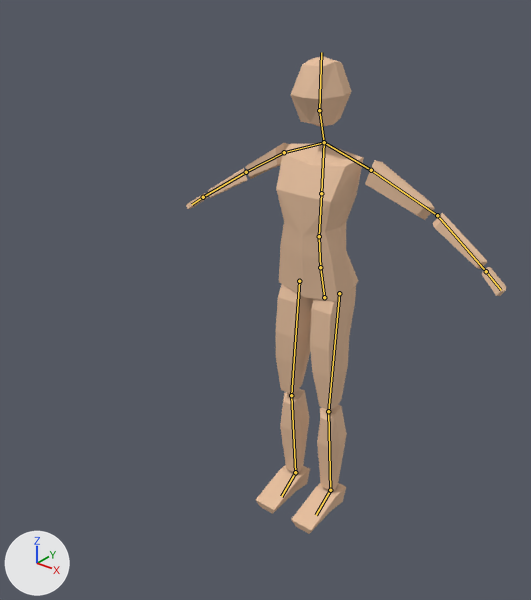
The Blender file assets/common/human01.blend as it was, and as the next commit left it.
Camera for both pictures: a 50 mm camera at (1.51, -2.23, 2.32) aimed at (0.06, -0.41, 1.2). Lighting does not change. The marker at lower left points along +X, +Y and +Z. The bones that bend it are drawn over the model as lines.
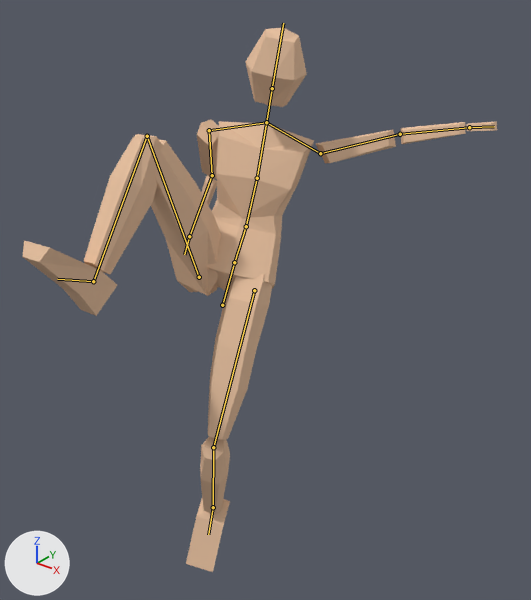
The newer file adds an action. The first version stands in its rest pose; the second is drawn at frame 9 of the action 'attack'.

What differs and where, as boxes (x1, y1, x2, y2) in the pictures (531 x 600 px):
'Plane', posed (48% wider, 14% taller): before (186, 56, 506, 534); after (23, 27, 497, 572)
bone 'spine', root to tip: before (324, 297) to (320, 267); after (222, 305) to (234, 262)
bone 'spine.001', root to tip: before (320, 267) to (319, 236); after (234, 262) to (246, 226)
bone 'spine.002', root to tip: before (319, 236) to (321, 193); after (246, 226) to (257, 178)
bone 'spine.003', root to tip: before (321, 193) to (324, 142); after (257, 178) to (266, 122)
bone 'upper_arm.L', root to tip: before (371, 170) to (437, 215); after (320, 153) to (400, 134)
bone 'forearm.L', root to tip: before (437, 215) to (486, 271); after (400, 134) to (469, 127)
bone 'shoulder.R', root to tip: before (324, 142) to (284, 152); after (266, 122) to (209, 130)
bone 'upper_arm.R', root to tip: before (284, 152) to (246, 172); after (209, 130) to (212, 175)
bone 'forearm.R', root to tip: before (246, 172) to (203, 197); after (212, 175) to (189, 236)
bone 'thigh.L', root to tip: before (339, 293) to (328, 411); after (254, 290) to (213, 447)
bone 'shin.L', root to tip: before (328, 411) to (330, 490); after (213, 447) to (213, 507)
bone 'foot.L', root to tip: before (330, 490) to (316, 515); after (213, 507) to (208, 534)
bone 'thigh.R', root to tip: before (299, 281) to (291, 395); after (199, 277) to (147, 136)
bone 'shin.R', root to tip: before (291, 395) to (295, 472); after (147, 136) to (93, 281)
bone 'foot.R', root to tip: before (295, 472) to (281, 496); after (93, 281) to (57, 279)

Diff of the bpy script that builds the scene:
```diff
--- a/assets/common/human01.blend.py
+++ b/assets/common/human01.blend.py
@@ bone_spine @@
 bone_spine = bpy.data.objects['metarig'].pose.bones['spine']
-bone_spine.location = (0.0, 0.0, 0.0)
-bone_spine.rotation_quaternion = (1.0, 0.0, 0.0, 0.0)  # degrees (0, 0, 0)
+bone_spine.location = (0.0, 0.354, 0.552)
+bone_spine.rotation_quaternion = (0.862, -0.428, 0.228, -0.035)  # degrees (-56, 22, -16)
@@ bone_spine_001 @@
 bone_spine_001 = bpy.data.objects['metarig'].pose.bones['spine.001']  # child of 'spine'
-bone_spine_001.rotation_quaternion = (1.0, 0.0, 0.0, 0.0)  # degrees (0, 0, 0)
+bone_spine_001.rotation_quaternion = (1.0, 0.001, 0.005, -0.006)  # degrees (0, 1, -1)
@@ bone_spine_002 @@
 bone_spine_002 = bpy.data.objects['metarig'].pose.bones['spine.002']  # child of 'spine.001'
-bone_spine_002.rotation_quaternion = (1.0, 0.0, 0.0, 0.0)  # degrees (0, 0, 0)
+bone_spine_002.rotation_quaternion = (0.937, 0.34, 0.005, -0.003)  # degrees (40, 1, 0)
@@ bone_spine_003 @@
 bone_spine_003 = bpy.data.objects['metarig'].pose.bones['spine.003']  # child of 'spine.002'
-bone_spine_003.rotation_quaternion = (1.0, 0.0, 0.0, 0.0)  # degrees (0, 0, 0)
+bone_spine_003.rotation_quaternion = (0.99, 0.118, 0.066, 0.009)  # degrees (14, 7, 2)
@@ bone_upper_arm_l @@
 bone_upper_arm_l = bpy.data.objects['metarig'].pose.bones['upper_arm.L']  # child of 'shoulder.L'
-bone_upper_arm_l.rotation_quaternion = (1.0, 0.0, 0.0, 0.0)  # degrees (0, 0, 0)
+bone_upper_arm_l.rotation_quaternion = (0.862, -0.021, -0.23, 0.38)  # degrees (-14, -24, 51)
@@ bone_forearm_l @@
 bone_forearm_l = bpy.data.objects['metarig'].pose.bones['forearm.L']  # child of 'upper_arm.L'
-bone_forearm_l.rotation_quaternion = (1.0, 0.0, 0.0, 0.0)  # degrees (0, 0, 0)
+bone_forearm_l.rotation_quaternion = (0.948, 0.307, 0.0, 0.0)  # degrees (36, 0, 0)
@@ bone_shoulder_r @@
 bone_shoulder_r = bpy.data.objects['metarig'].pose.bones['shoulder.R']  # child of 'spine.003'
 bone_shoulder_r.rotation_mode = 'YXZ'
-bone_shoulder_r.rotation_euler = (0.0, 0.0, 0.0)  # degrees (0, 0, 0)
+bone_shoulder_r.rotation_euler = (-0.0349, 0.0, -0.122)  # degrees (-2, 0, -7)
@@ bone_upper_arm_r @@
 bone_upper_arm_r = bpy.data.objects['metarig'].pose.bones['upper_arm.R']  # child of 'shoulder.R'
-bone_upper_arm_r.rotation_quaternion = (1.0, 0.0, 0.0, 0.0)  # degrees (0, 0, 0)
+bone_upper_arm_r.rotation_quaternion = (0.866, -0.222, -0.09, 0.405)  # degrees (-28, 1, 50)
@@ bone_forearm_r @@
 bone_forearm_r = bpy.data.objects['metarig'].pose.bones['forearm.R']  # child of 'upper_arm.R'
-bone_forearm_r.rotation_quaternion = (1.0, 0.0, 0.0, 0.0)  # degrees (0, 0, 0)
+bone_forearm_r.rotation_quaternion = (0.978, 0.205, 0.032, -0.016)  # degrees (24, 4, -1)
@@ bone_thigh_l @@
 bone_thigh_l = bpy.data.objects['metarig'].pose.bones['thigh.L']  # child of 'spine'
-bone_thigh_l.rotation_quaternion = (1.0, 0.0, 0.0, 0.0)  # degrees (0, 0, 0)
+bone_thigh_l.rotation_quaternion = (0.977, 0.198, 0.002, 0.001)  # degrees (23, 0, 0)
@@ bone_shin_l @@
 bone_shin_l = bpy.data.objects['metarig'].pose.bones['shin.L']  # child of 'thigh.L'
-bone_shin_l.rotation_quaternion = (1.0, 0.0, 0.0, 0.0)  # degrees (0, 0, 0)
+bone_shin_l.rotation_quaternion = (0.922, 0.374, -0.002, 0.0)  # degrees (44, 0, 0)
@@ bone_foot_l @@
 bone_foot_l = bpy.data.objects['metarig'].pose.bones['foot.L']  # child of 'shin.L'
-bone_foot_l.rotation_quaternion = (1.0, 0.0, 0.0, 0.0)  # degrees (0, 0, 0)
+bone_foot_l.rotation_quaternion = (0.944, 0.317, 0.0, 0.0)  # degrees (37, 0, 0)
@@ bone_thigh_r @@
 bone_thigh_r = bpy.data.objects['metarig'].pose.bones['thigh.R']  # child of 'spine'
-bone_thigh_r.rotation_quaternion = (1.0, 0.0, 0.0, 0.0)  # degrees (0, 0, 0)
+bone_thigh_r.rotation_quaternion = (0.595, -0.771, 0.034, 0.223)  # degrees (-102, 23, 13)
@@ bone_shin_r @@
 bone_shin_r = bpy.data.objects['metarig'].pose.bones['shin.R']  # child of 'thigh.R'
-bone_shin_r.rotation_quaternion = (1.0, 0.0, 0.0, 0.0)  # degrees (0, 0, 0)
+bone_shin_r.rotation_quaternion = (0.541, 0.841, -0.001, -0.001)  # degrees (114, 0, 0)
@@ bone_foot_r @@
 bone_foot_r = bpy.data.objects['metarig'].pose.bones['foot.R']  # child of 'shin.R'
-bone_foot_r.rotation_quaternion = (1.0, 0.0, 0.0, 0.0)  # degrees (0, 0, 0)
+bone_foot_r.rotation_quaternion = (0.994, -0.107, 0.0, 0.0)  # degrees (-12, 0, 0)
```
